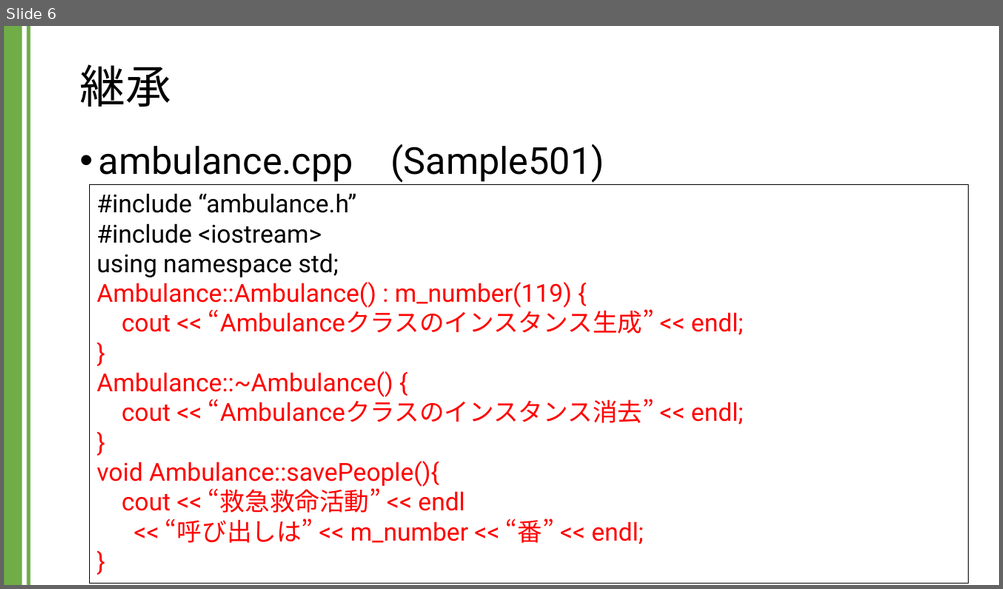
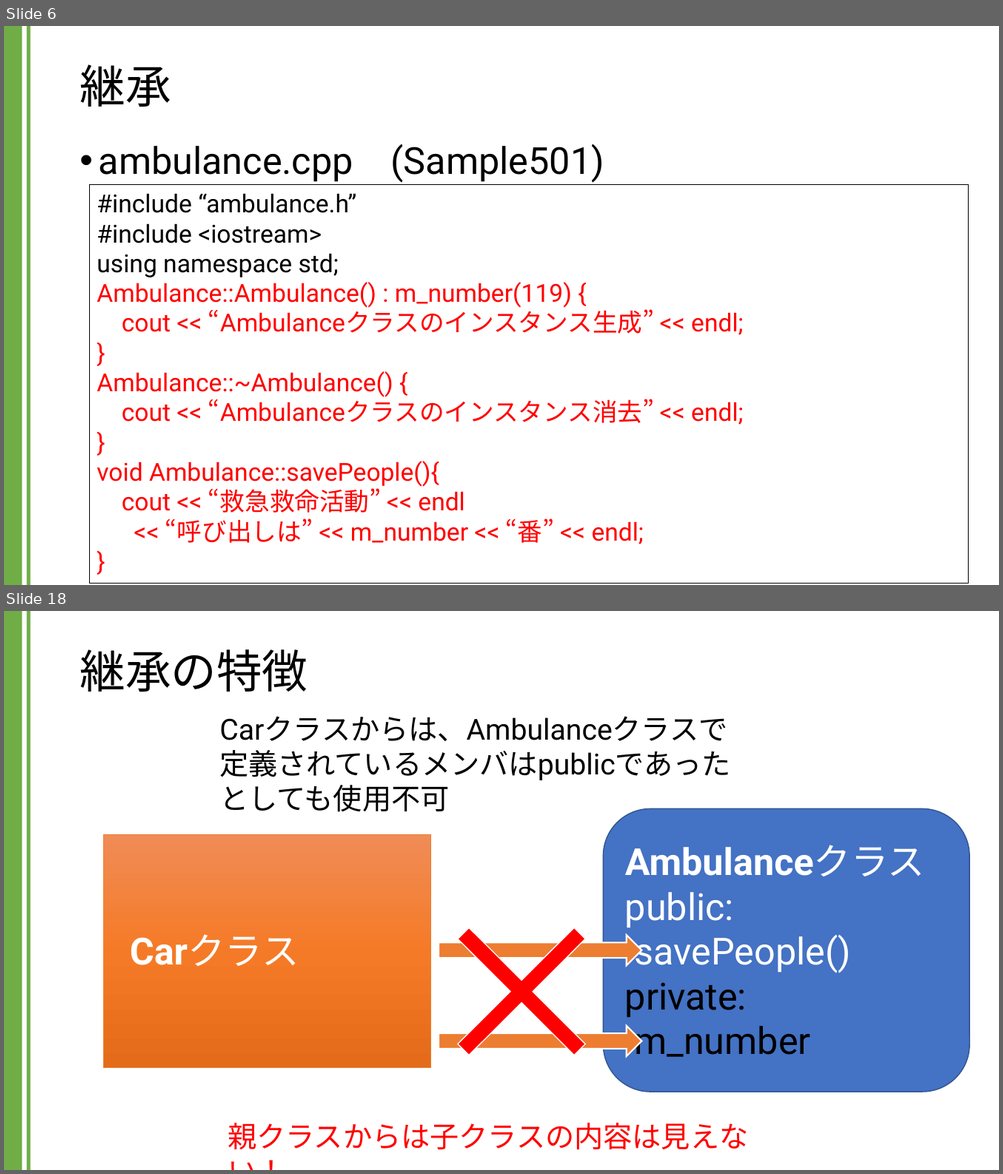
Before and after one commit to kic-murata/cpp2024, a slide deck: 授業資料/講義資料：継承とポリモーフィズム.pptx. Shown one above the other, each under a label of ours: slide 6 before the commit, slides 6 and 18 after it; the slides between them are not shown. The pictures are 1003x589 and 1003x1174 pixels, drawn with LibreOffice and Linux fonts; fonts in the diff are those of the drawing. Boxes give left, top, right and bottom in pixels: in the first picture for what was removed or moved away, otherwise in the second. Text is boxed around its words. In the diff, an @@ line names an element or a change of style, - is before the commit and + after.

```diff
--- a/授業資料/講義資料：継承とポリモーフィズム.pptx
+++ b/授業資料/講義資料：継承とポリモーフィズム.pptx
@@ slide 18 added at [4, 611, 999, 1170], background #FFFFFF; not listed: 2 template elements that a slide beside it also shows @@
@@ title added at [79, 649, 307, 692], 44 pt, text #000000 @@
+継承の特徴
@@ text added at [219, 716, 731, 812], 28 pt, text #000000 @@
+Carクラスからは、Ambulanceクラスで
+定義されているメンバはpublicであった
+としても使用不可
@@ rounded rectangle added at [603, 809, 970, 1092], fill #4472C4, outline #325491 1 pt @@
@@ rectangle added at [104, 834, 431, 1068], fill gradient #F18C57 to #F67B28 to #E56C19, outline #ED7D31 0.5 pt, 36 pt, text #FFFFFF, bold @@
+Carクラス
@@ text added at [625, 845, 925, 1057], 36 pt, text #FFFFFF @@
+Ambulanceクラス
+public:
+savePeople()
+private:
+m_number
@@ cross added at [410, 880, 634, 1103], fill #FF0000, outline #FFFFFF 1 pt @@
@@ right arrow added at [438, 936, 641, 966], fill #ED7D31, outline #FFFFFF 1.5 pt @@
@@ right arrow added at [438, 1026, 641, 1056], fill #ED7D31, outline #FFFFFF 1.5 pt @@
@@ text added at [227, 1123, 748, 1150], 28 pt, text #FF0000 @@
+親クラスからは子クラスの内容は見えない！
```
Also in this commit, not shown: 2 slides changed, 14 other slides added.
